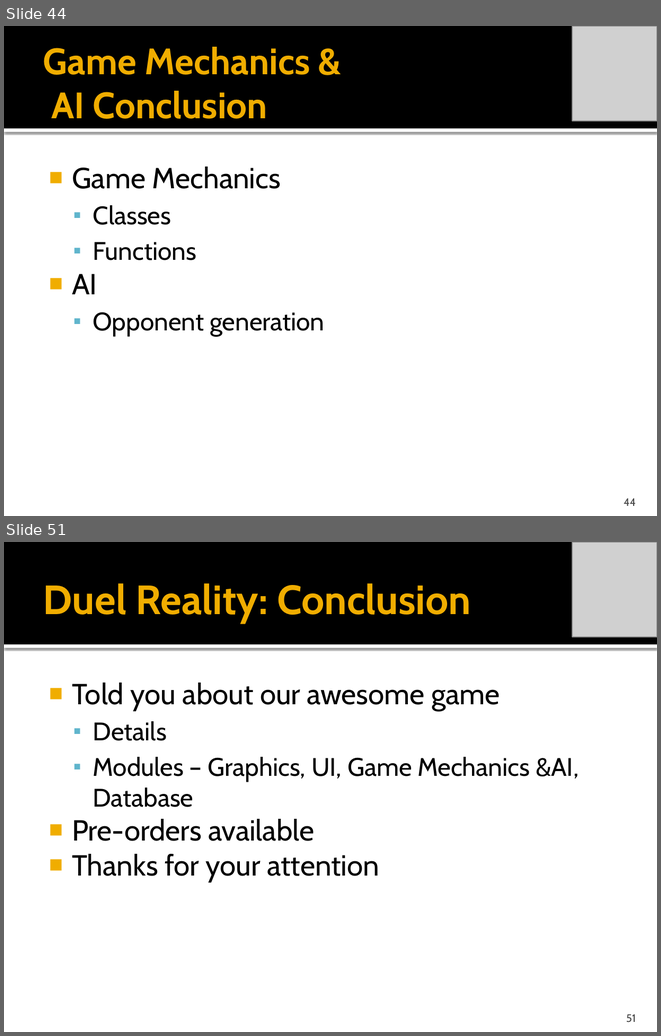
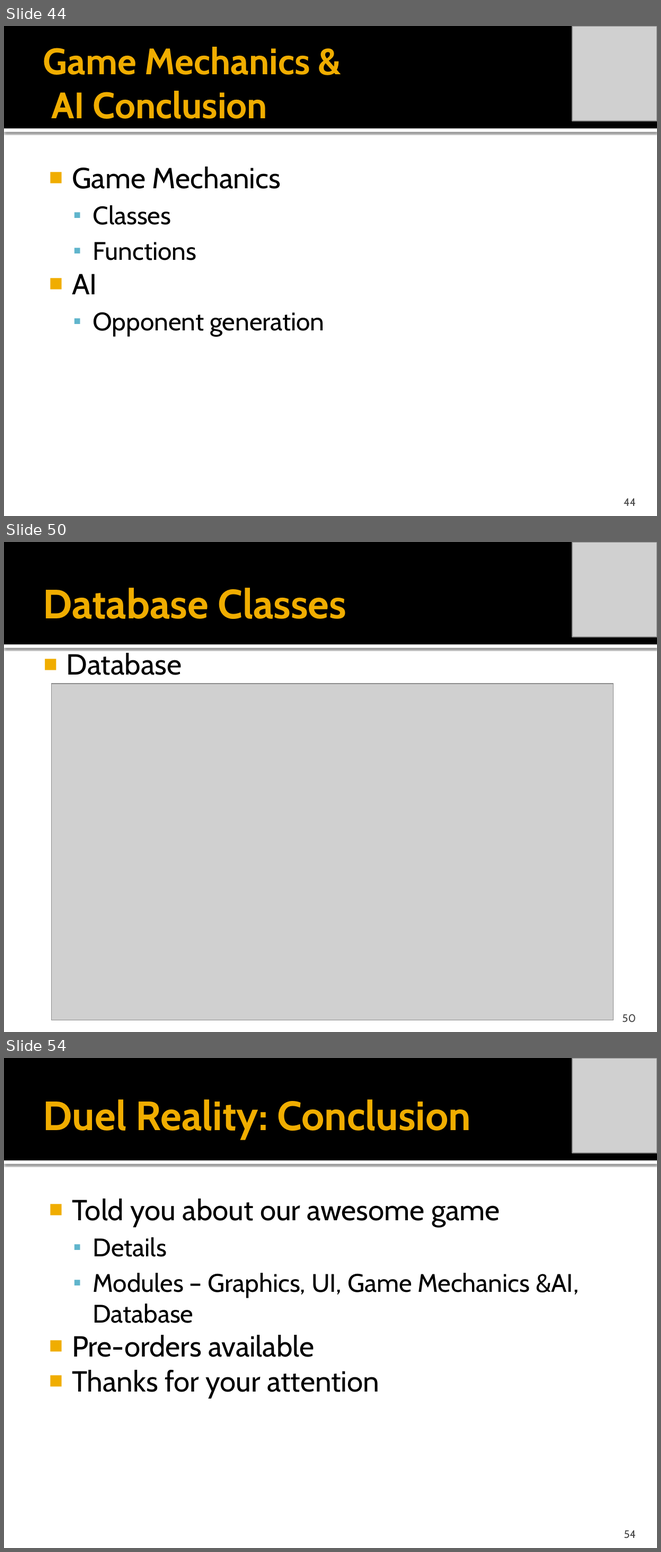
Before and after one commit to idxExtropy/duel-reality, a slide deck: Docs/DUEL REALITY .pptx. Shown one above the other, each under a label of ours: slides 44 and 51 before the commit, slides 44, 50 and 54 after it; the slides between them are not shown. The pictures are 661x1036 and 661x1552 pixels, drawn with LibreOffice and Linux fonts; fonts in the diff are those of the drawing; grey boxes stand for pictures. Boxes give left, top, right and bottom in pixels: in the first picture for what was removed or moved away, otherwise in the second. Text is boxed around its words. In the diff, an @@ line names an element or a change of style, - is before the commit and + after.

```diff
--- a/Docs/DUEL REALITY .pptx
+++ b/Docs/DUEL REALITY .pptx
@@ slide 50 added at box(4, 542, 657, 1032), background #FFFFFF; not listed: 2 template elements that a slide beside it also shows @@
@@ picture added at box(572, 542, 657, 637) @@
@@ title added at box(43, 588, 346, 619), 45 pt, text #F0AD00, bold @@
+Database Classes
@@ text added at box(67, 650, 182, 675), 32 pt, text #000000 @@
+■ Database
@@ picture added at box(52, 684, 613, 1020) @@
@@ page number added at box(622, 1014, 636, 1022), 12 pt, text #454545 @@
+50
@@ what was slide 51 is now slide 54 @@
@@ page number at box(624, 1530, 636, 1538): text changed @@
-51
+54
```
Also in this commit, not shown: 1 slide changed, 8 other slides added, 6 slides removed.
